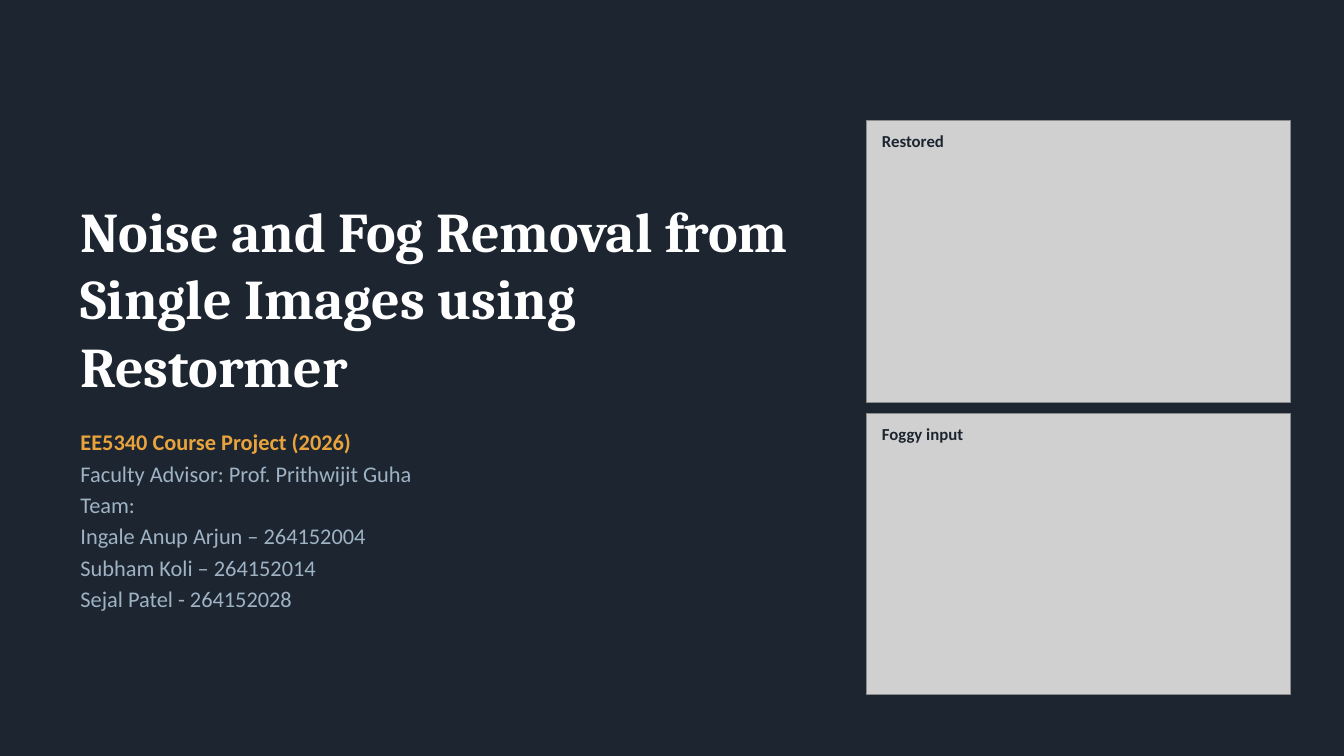
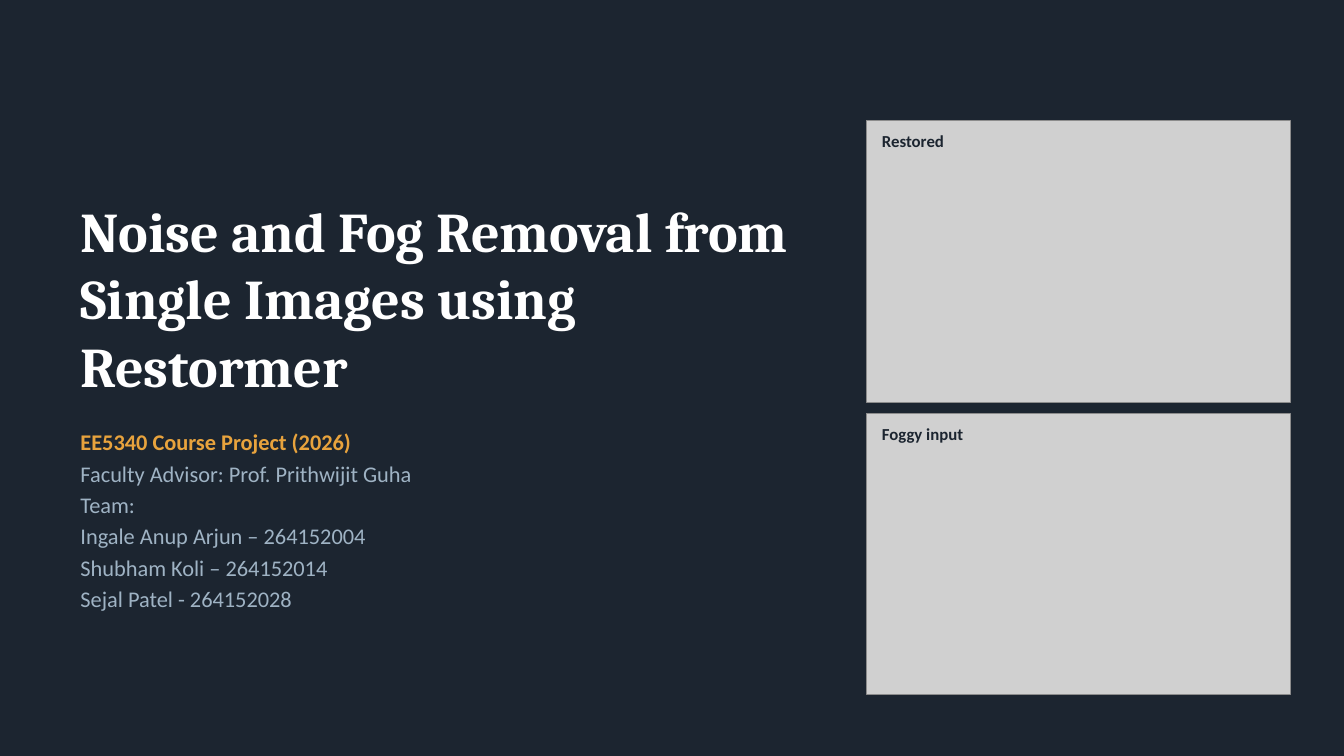
Before and after one commit to AnupIngale27/image-dehazing, a slide deck: slide 1 of presentation/Fog_Removal_Restormer.pptx. Drawn at 1344x756 pixels with LibreOffice and Linux fonts; fonts in the diff are those of the drawing; grey boxes stand for pictures. Boxes give left, top, right and bottom in pixels: in the first picture for what was removed or moved away, otherwise in the second. Text is boxed around its words. In the diff, an @@ line names an element or a change of style, - is before the commit and + after.

```diff
--- a/presentation/Fog_Removal_Restormer.pptx
+++ b/presentation/Fog_Removal_Restormer.pptx
@@ text at (80, 560, 328, 576): text changed @@
-Subham Koli – 264152014
+Shubham Koli – 264152014
```
